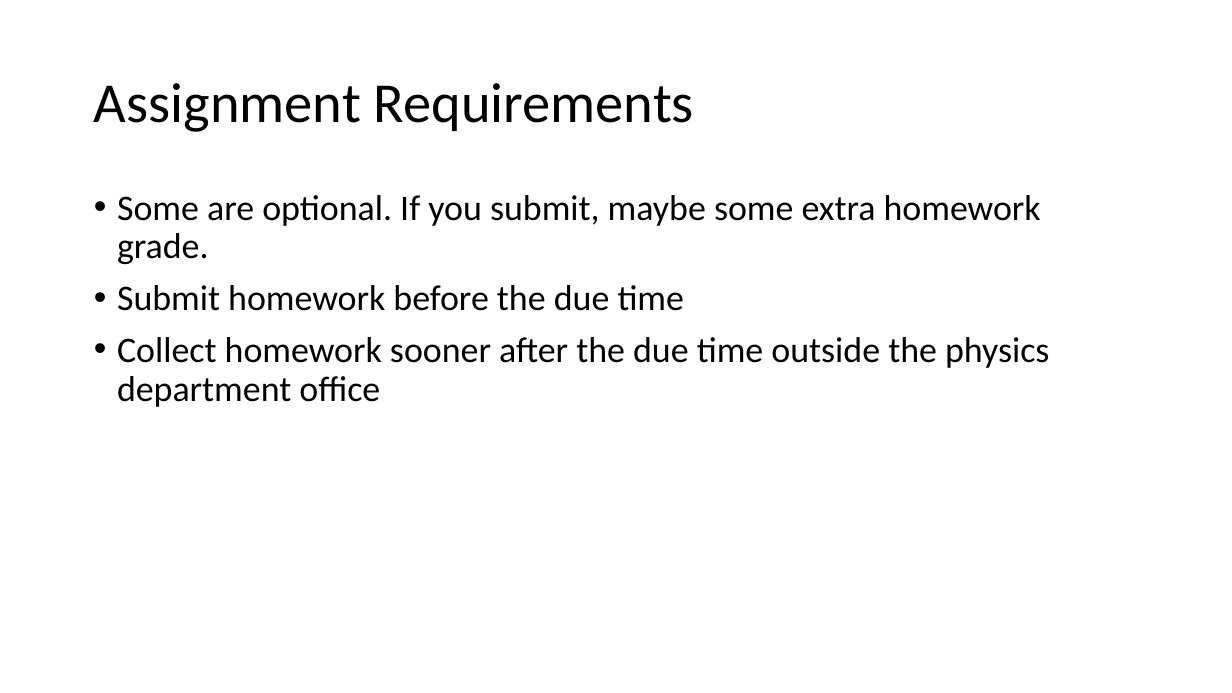
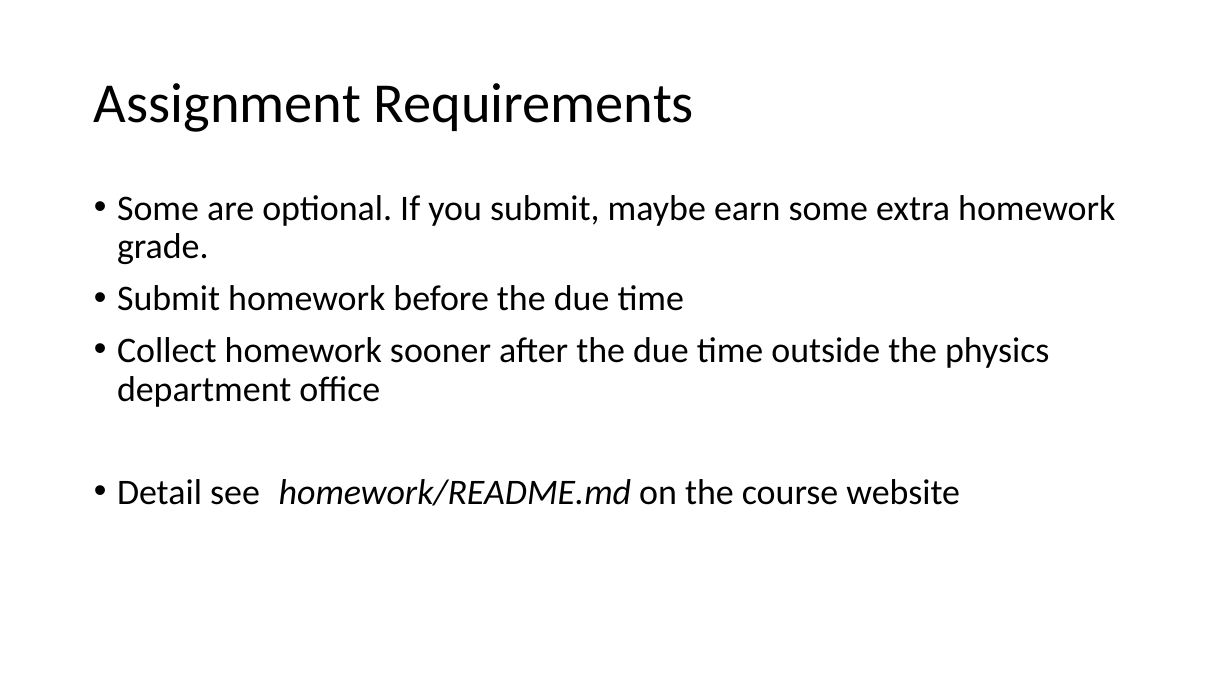
Before and after one commit to emailaddresses/PHYS4150-2018, a slide deck: slide 2 of tutorial_material/TS20180913/TS20180913.pptx. Drawn at 1232x693 pixels with LibreOffice and Linux fonts; fonts in the diff are those of the drawing. Boxes give left, top, right and bottom in pixels: in the first picture for what was removed or moved away, otherwise in the second. Text is boxed around its words. In the diff, an @@ line names an element or a change of style, - is before the commit and + after.

```diff
--- a/tutorial_material/TS20180913/TS20180913.pptx
+++ b/tutorial_material/TS20180913/TS20180913.pptx
@@ text at [117,195,1115,264]: text changed @@
-• Some are optional. If you submit, maybe some extra homework grade.
+• Some are optional. If you submit, maybe earn some extra homework grade.
@@ text at [117,479,960,506]: paragraph added @@
+• Detail see homework/README.md on the course website
```
Also in this commit, not shown: 5 other slides changed, 4 other files.
